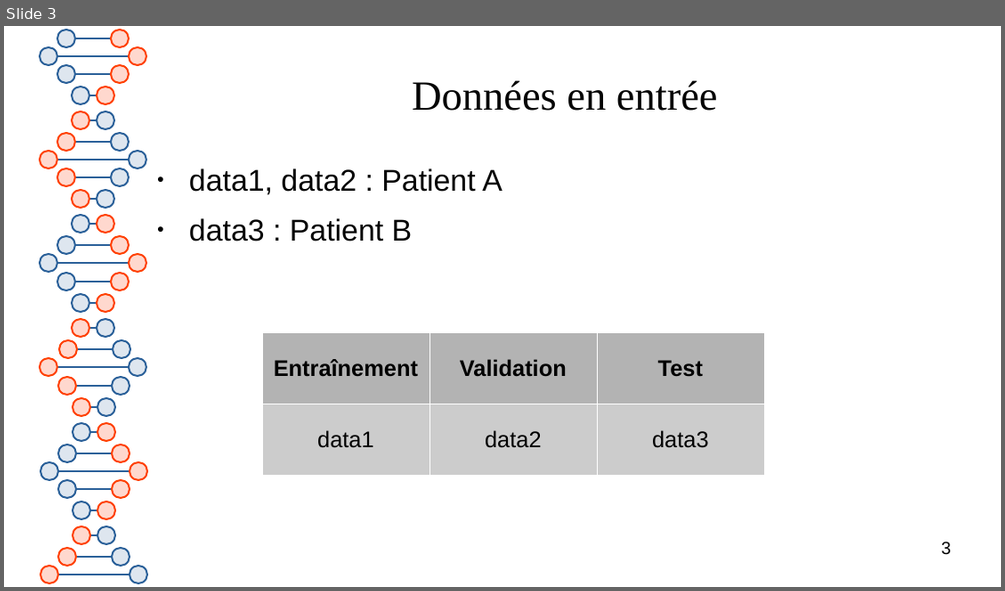
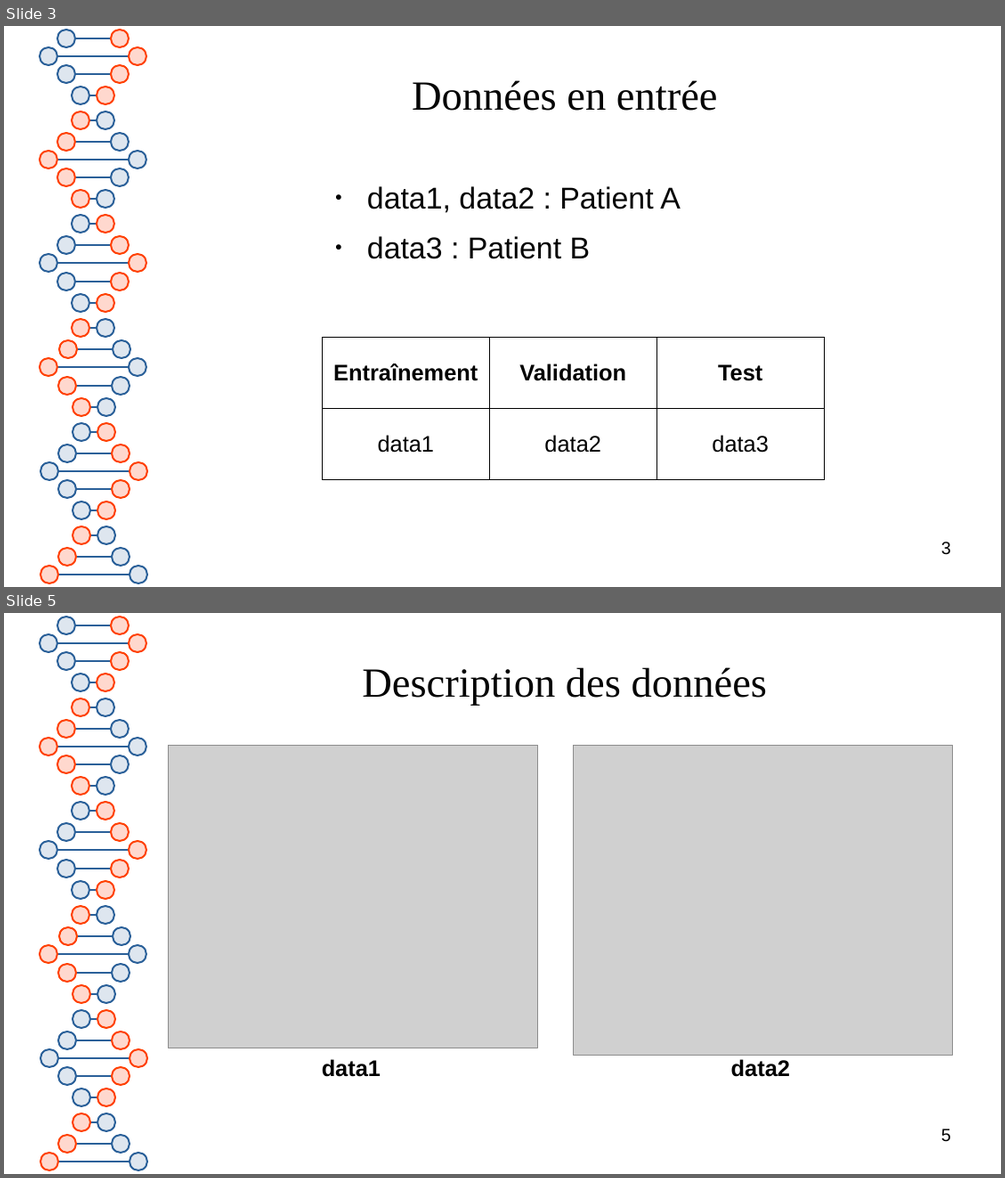
Before and after one commit to Polytech-E2I/data-processing, a slide deck: Projet1/report.odp. Shown one above the other, each under a label of ours: slide 3 before the commit, slides 3 and 5 after it; the slides between them are not shown. The pictures are 1005x591 and 1005x1178 pixels, drawn with LibreOffice and Linux fonts; fonts in the diff are those of the drawing; grey boxes stand for pictures. Boxes give left, top, right and bottom in pixels: in the first picture for what was removed or moved away, otherwise in the second. Text is boxed around its words. In the diff, an @@ line names an element or a change of style, - is before the commit and + after.

```diff
--- a/Projet1/report.odp
+++ b/Projet1/report.odp
@@ slide 5 added at box(4, 613, 1001, 1174), background #FFFFFF; not listed: 81 template elements that a slide beside it also shows @@
@@ title added at box(362, 667, 767, 706), 33 pt, text #050505 @@
+Description des données
@@ picture added at box(169, 745, 539, 1048) @@
@@ picture added at box(574, 745, 953, 1055) @@
@@ text added at box(322, 1059, 380, 1077), 18 pt, text #000000, bold @@
+data1
@@ text added at box(731, 1059, 790, 1077), 18 pt, text #000000, bold @@
+data2
@@ page number added at box(941, 1128, 951, 1142), 14 pt, text #000000 @@
+5
@@ slide 3 changed as well @@
@@ text "data1, data2 : Patient A": place and size @@
-text "data1, data2 : Patient A" at box(189, 168, 502, 241)
+text "data1, data2 : Patient A" at box(367, 186, 680, 259)
@@ table at box(323, 338, 825, 479) @@
@@ fill #B3B3B3 to none in row 1 @@
@@ fill #CCCCCC to none in row 2 @@
@@ borders changed @@
@@ table: place and size @@
-table at box(262, 333, 764, 475)
+table at box(323, 338, 825, 479)
```
Also in this commit, not shown: 2 other slides changed, 2 other slides added, 1 slide removed, 1 other file.
